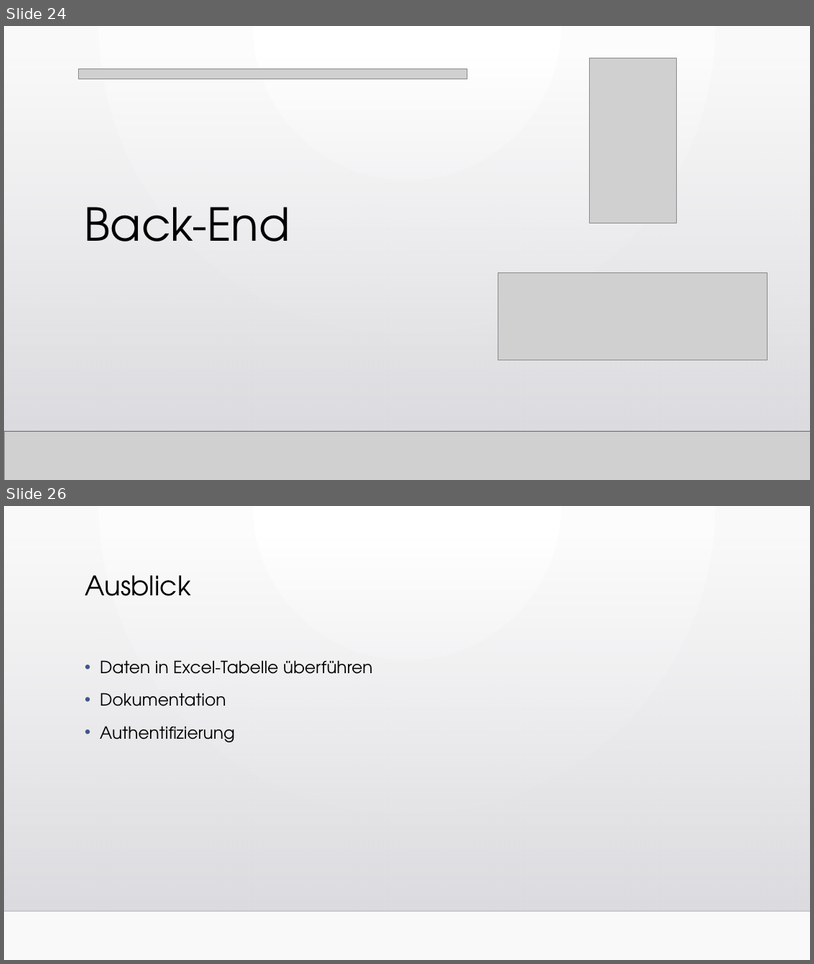
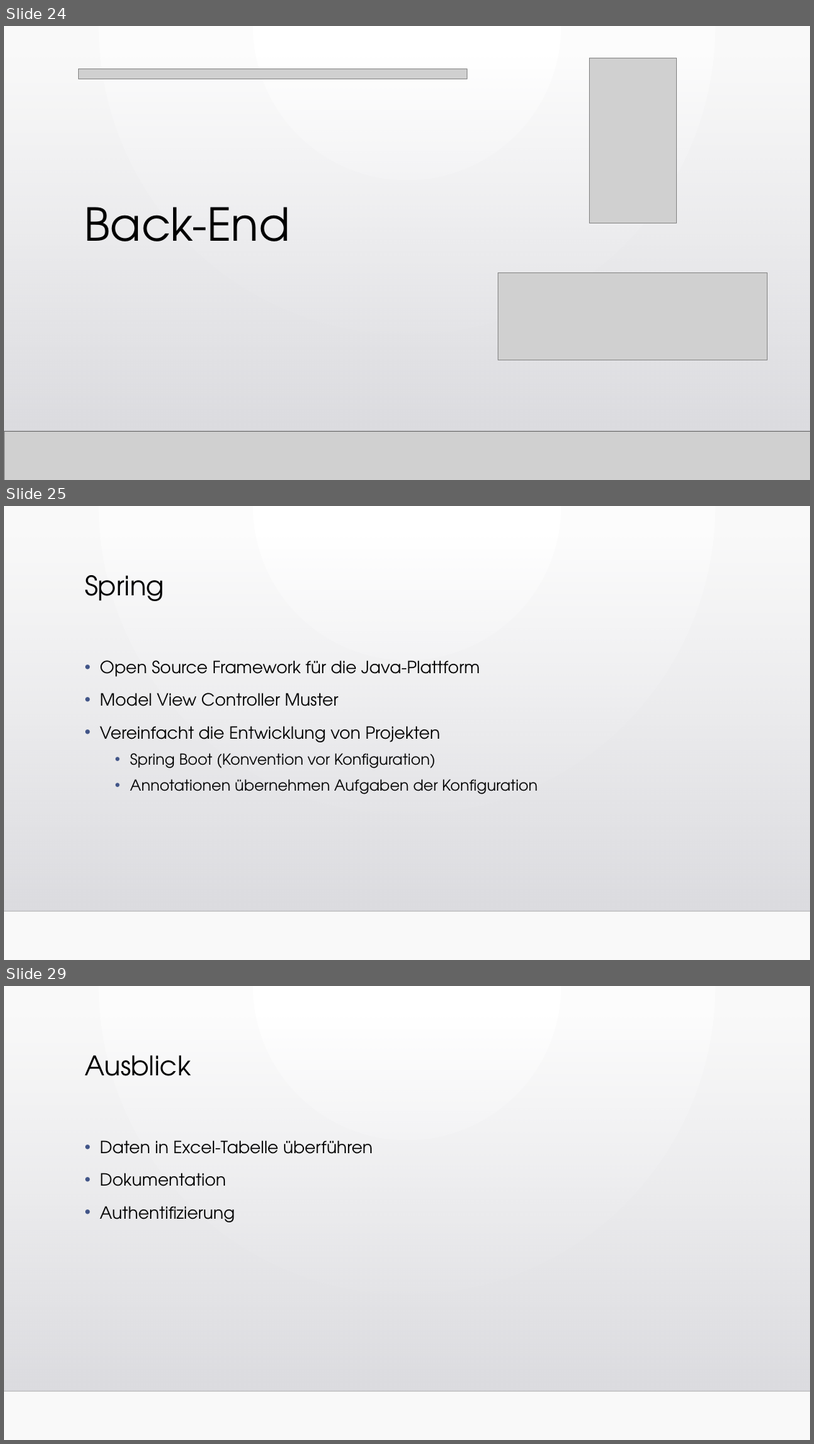
Before and after one commit to WebEngineering18/Pr-sentation, a slide deck: Fragebogen zum Status der Bauqualität.pptx. Shown one above the other, each under a label of ours: slides 24 and 26 before the commit, slides 24, 25 and 29 after it; the slides between them are not shown. The pictures are 814x964 and 814x1444 pixels, drawn with LibreOffice and Linux fonts; fonts in the diff are those of the drawing; grey boxes stand for pictures; background and template pictures are left out. Boxes give left, top, right and bottom in pixels: in the first picture for what was removed or moved away, otherwise in the second. Text is boxed around its words. In the diff, an @@ line names an element or a change of style, - is before the commit and + after.

Commit message:
Spring

```diff
--- a/Fragebogen zum Status der Bauqualität.pptx
+++ b/Fragebogen zum Status der Bauqualität.pptx
@@ slide 25 added at [4, 506, 810, 960], background gradient #FFFFFF to #FAFAFA; not listed: 2 template elements that a slide beside it also shows @@
@@ title added at [85, 575, 165, 601], 32 pt, text #000000 @@
+Spring
@@ text added at [100, 660, 538, 794], 20 pt, text #000000 @@
+• Open Source Framework für die Java-Plattform
+• Model View Controller Muster
+• Vereinfacht die Entwicklung von Projekten
+  • Spring Boot (Konvention vor Konfiguration)
+  • Annotationen übernehmen Aufgaben der Konfiguration
@@ what was slide 26 is now slide 29 @@
```
Also in this commit, not shown: 2 other slides added, 1 other file.
